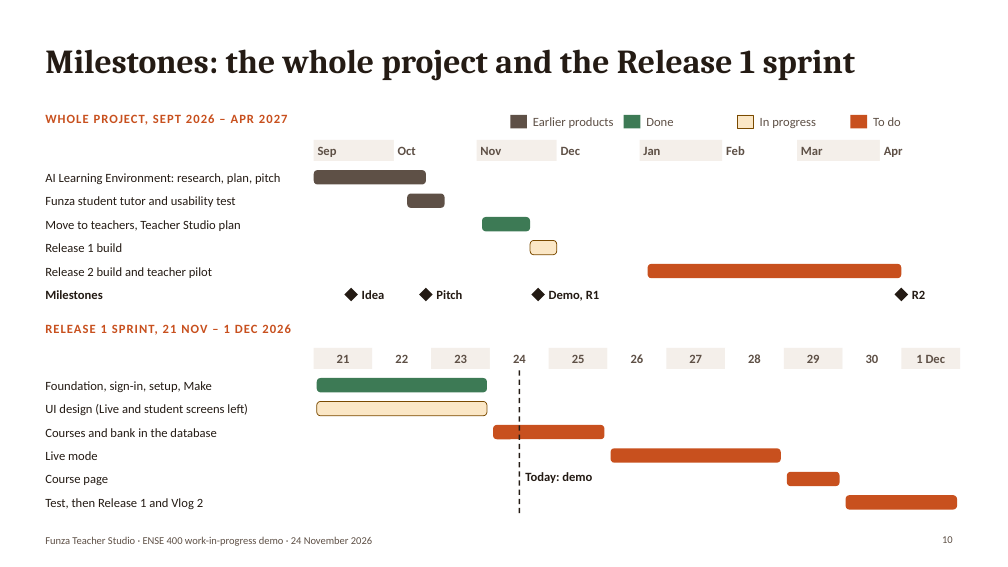
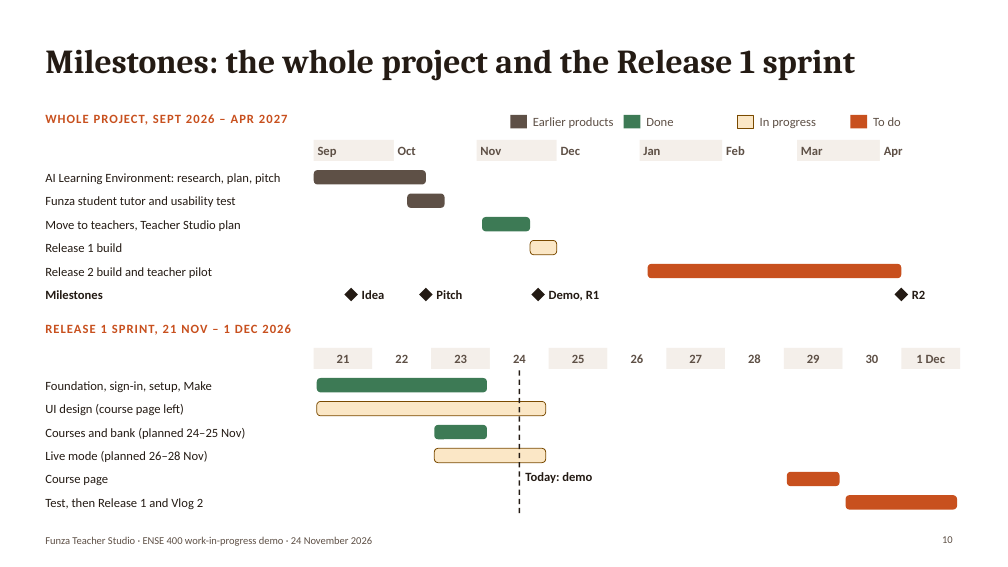
Before and after one commit to Binborg1/Final-2027, a slide deck: slide 10 of docs/06_presentations/01_work_in_progress_demo/01_work_in_progress_demo.pptx. Drawn at 1008x567 pixels with LibreOffice and Linux fonts; fonts in the diff are those of the drawing. Boxes give left, top, right and bottom in pixels: in the first picture for what was removed or moved away, otherwise in the second. Text is boxed around its words. In the diff, an @@ line names an element or a change of style, - is before the commit and + after.

```diff
--- a/docs/06_presentations/01_work_in_progress_demo/01_work_in_progress_demo.pptx
+++ b/docs/06_presentations/01_work_in_progress_demo/01_work_in_progress_demo.pptx
@@ text at (x1=45, y1=404, x2=184, y2=415): text changed @@
-UI design (Live and student screens left)
+UI design (course page left)
@@ rounded rectangle resized from (x1=317, y1=402, x2=487, y2=416) to (x1=317, y1=402, x2=546, y2=416) @@
@@ text at (x1=45, y1=428, x2=245, y2=439): text changed @@
-Courses and bank in the database
+Courses and bank (planned 24–25 Nov)
@@ rounded rectangle resized from (x1=493, y1=425, x2=604, y2=439) to (x1=434, y1=425, x2=487, y2=439) @@
@@ rounded rectangle at (x1=434, y1=425, x2=487, y2=439): fill #C8501E to #3D7A55 @@
@@ rounded rectangle resized from (x1=611, y1=448, x2=781, y2=463) to (x1=434, y1=448, x2=545, y2=463) @@
@@ rounded rectangle at (x1=434, y1=448, x2=545, y2=463): fill #C8501E to #FBE7C6; outline none to #7A4A00 0.75 pt @@
@@ text at (x1=45, y1=451, x2=207, y2=462): text changed @@
-Live mode
+Live mode (planned 26–28 Nov)
```
Also in this commit, not shown: 7 other slides changed, 1 slide added, 2 slides removed, 3 other files.
